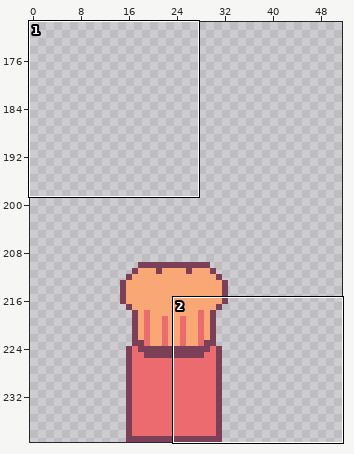
A pixel-art file gets an edit: Assets/Full Canvas.aseprite. Above, an overview of the earlier version with the close-up marked.
Close-up. Old version:
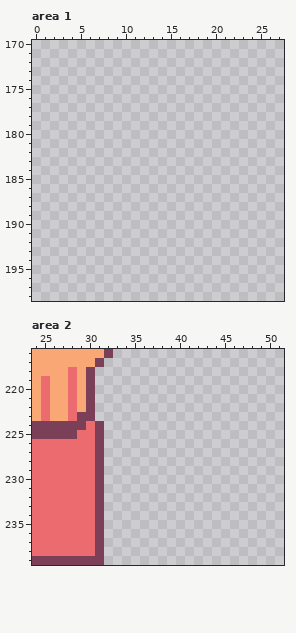
256x240 pixels, 1 frame. Shown: area 1: x 0..27, y 170..198; area 2: x 24..51, y 216..239. The wide view leaves out empty margins.
New version:
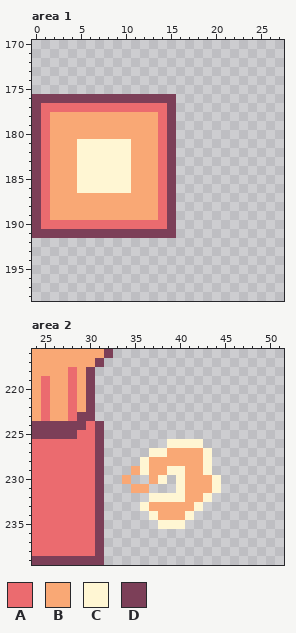
Palette (. is transparent): A #eb6b6f  B #f9a875  C #fff6d3  D #7c3f58
Changes in this commit:
{"where": "area 1"}
{"y":176,"x":0,"old":"................","new":"DDDDDDDDDDDDDDDD"}
{"y":177,"x":0,"old":"................","new":"DAAAAAAAAAAAAAAD"}
{"y":178,"x":0,"old":"................","new":"DABBBBBBBBBBBBAD"}
{"y":179,"x":0,"old":"................","new":"DABBBBBBBBBBBBAD"}
{"y":180,"x":0,"old":"................","new":"DABBBBBBBBBBBBAD"}
{"y":181,"x":0,"old":"................","new":"DABBBCCCCCCBBBAD"}
{"y":182,"x":0,"old":"................","new":"DABBBCCCCCCBBBAD"}
{"y":183,"x":0,"old":"................","new":"DABBBCCCCCCBBBAD"}
{"y":184,"x":0,"old":"................","new":"DABBBCCCCCCBBBAD"}
{"y":185,"x":0,"old":"................","new":"DABBBCCCCCCBBBAD"}
{"y":186,"x":0,"old":"................","new":"DABBBCCCCCCBBBAD"}
{"y":187,"x":0,"old":"................","new":"DABBBBBBBBBBBBAD"}
{"y":188,"x":0,"old":"................","new":"DABBBBBBBBBBBBAD"}
{"y":189,"x":0,"old":"................","new":"DABBBBBBBBBBBBAD"}
{"y":190,"x":0,"old":"................","new":"DAAAAAAAAAAAAAAD"}
{"y":191,"x":0,"old":"................","new":"DDDDDDDDDDDDDDDD"}
{"where": "area 2"}
{"y":226,"x":39,"old":"....","new":"CCCC"}
{"y":227,"x":37,"old":".......","new":"CCBBBBC"}
{"y":228,"x":36,"old":"........","new":"CBBBBBBC"}
{"y":229,"x":35,"old":".........","new":"BCBBCCBBC"}
{"y":230,"x":34,"old":".","new":"B"}
{"y":230,"x":37,"old":"..","new":"BC"}
{"y":230,"x":40,"old":".....","new":"CBBBC"}
{"y":231,"x":35,"old":"..","new":"BB"}
{"y":231,"x":40,"old":".....","new":"CBBBC"}
{"y":232,"x":37,"old":".......","new":"CCCCBBC"}
{"y":233,"x":36,"old":".......","new":"CBBBBBC"}
{"y":234,"x":37,"old":".....","new":"CBBBC"}
{"y":235,"x":38,"old":"...","new":"CCC"}
{"label":"added","picture_box":[32,94,176,238]}
{"label":"added","picture_box":[122,439,221,529]}
